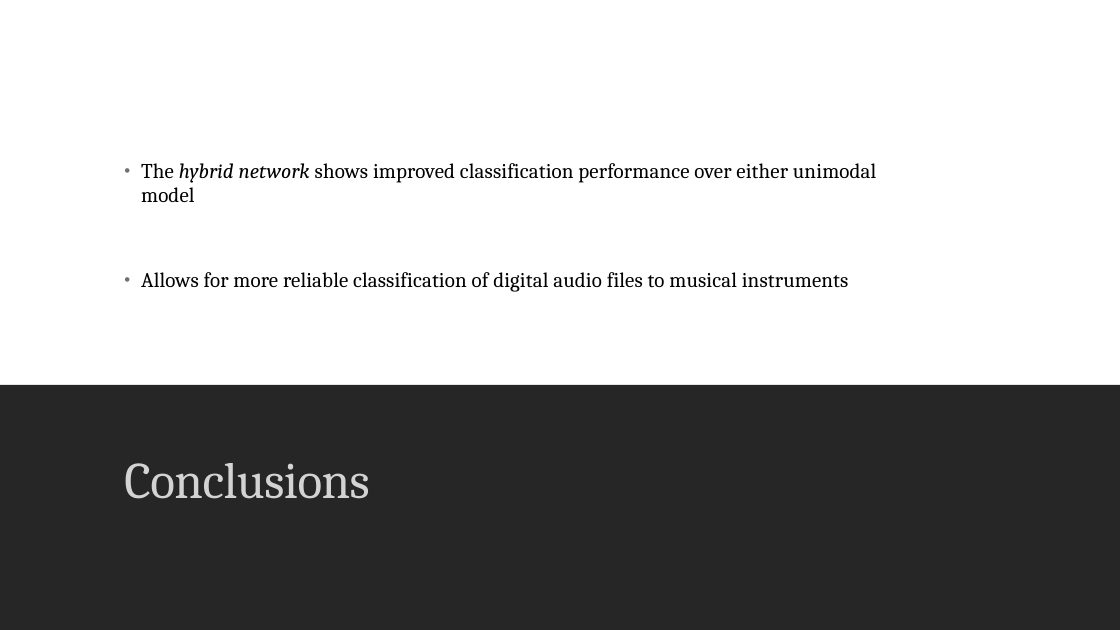
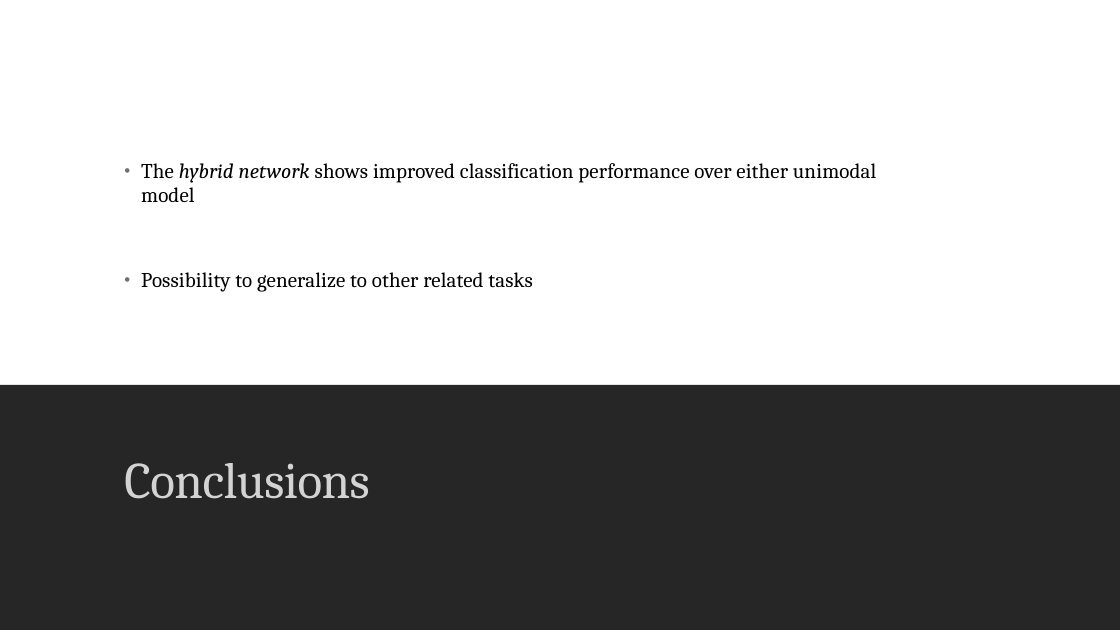
Before and after one commit to landonbuell/Buell-Senior-Thesis, a slide deck: slide 28 of JMMPaper/Musical Instrument Classification Using a Hybrid Neural Network BuellShortv1.pptx (slide 24 before the commit). Drawn at 1120x630 pixels with LibreOffice and Linux fonts; fonts in the diff are those of the drawing. Boxes give left, top, right and bottom in pixels: in the first picture for what was removed or moved away, otherwise in the second. Text is boxed around its words. In the diff, an @@ line names an element or a change of style, - is before the commit and + after.

```diff
--- a/JMMPaper/Musical Instrument Classification Using a Hybrid Neural Network BuellShortv1.pptx
+++ b/JMMPaper/Musical Instrument Classification Using a Hybrid Neural Network BuellShortv1.pptx
@@ text at (141,272,532,292): text changed @@
-• Allows for more reliable classification of digital audio files to musical instruments
+• Possibility to generalize to other related tasks
```
Also in this commit, not shown: 4 other slides changed, 5 slides added, 1 slide removed, 1 other file.
